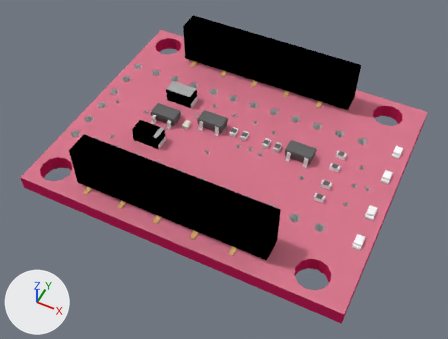
One commit to the Blender file products/11373/geometry_edit_blender/XBee-Regulated.blend: the scene before it, then after it.
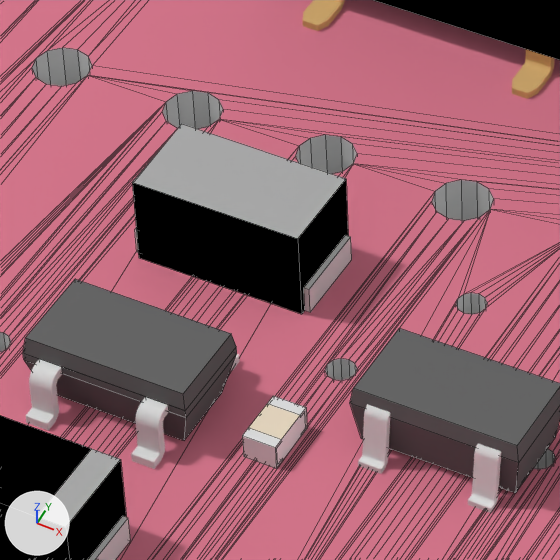
Old and new are each drawn whole from a 50 mm camera at (36.79, -27.68, 48.08) aimed at (17.51, 10.88, -0.11) and again close up on the part from 33% to 51% of the width and 19% to 42% of the height. Every picture has the same lights, and +X, +Y and +Z are marked at lower left. The close-ups show mesh edges as thin lines.

Names of what the first close-up shows: 'Mesh1 pcbgroup Model', 'Mesh10 SOT23_3_1 Model', 'Mesh12 SOT23_3_1 Model', 'Mesh2 EIA3216_1 Model', 'Mesh29 skpDB71_1 G_1X10_2MM_SMD1 XBEE_SMD1 Model', 'Mesh3 G_0402_CAP1 Model', 'Mesh35 skpDB71_1 G_1X10_2MM_SMD1 XBEE_SMD1 Model', 'Mesh4 EIA3216_2 Model', 'Mesh47 Group1 SOT23_5_1 Model', 'Mesh48 Group2 SOT23_5_1 Model', 'Mesh52 SOT23_5_1 Model', 'Mesh9 SOT23_3_1 Model'.
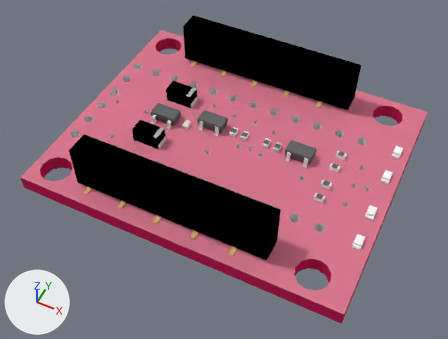
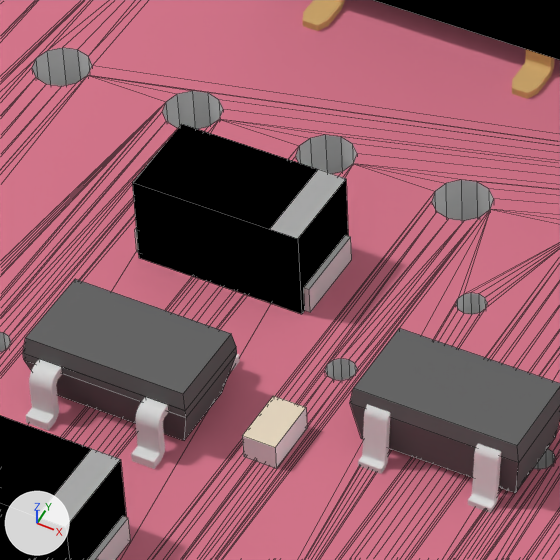
What changed in the scene script:
```text
Change me_mesh3_g_0402_cap1_model:
    used by ob_mesh3_g_0402_cap1_model
    remove me_mesh3_g_0402_cap1_model.from_pydata(...)  # 32 vertices, 14 faces; spans x 11.14..11.72, y 0.8..1.25, z -14.47..-13.47
    add me_mesh3_g_0402_cap1_model.from_pydata(...)  # 8 vertices, 6 faces; spans x 11.14..11.72, y 0.8..1.25, z -14.47..-13.47
    me_mesh3_g_0402_cap1_model part 2
    24 vertices are removed from x 11.14..11.72, y 0.8..1.25, z -14.42..-13.52
    12 faces are deleted
    1 new face joins them, mat_m_0035_tan (beige #eadbc4)
    1 new face joins them, mat_m_0131_silver (light grey #e1e1e1)
    1 new face joins them, mat_m_0128_white (white #ffffff)
    1 new face joins them, mat_frontcolor (white #ffffff)
Change me_mesh4_eia3216_2_model:
    where me_mesh4_eia3216_2_model.from_pydata(...)  # 24 vertices, 18 faces; spans x 7.29..10.49, y 0.8..2.4, z -18.33..-16.73
    used by ob_mesh4_eia3216_2_model
    verts and faces of me_mesh4_eia3216_2_model; kept vertices keep their numbers, new ones are numbered from 24
    before: 6 (7.39, 2.4, -16.73) at pixel (132, 182), 7 (7.39, 2.4, -18.33) at pixel (181, 123), 8 (7.39, 0.8, -18.33), 10 (7.39, 0.8, -16.73) at pixel (138, 257), 11 (10.39, 2.4, -16.73) at pixel (297, 238)
    before: 12 (10.39, 2.4, -18.33) at pixel (346, 178), 13 (10.39, 0.8, -16.73) at pixel (301, 314), 14 (10.39, 0.8, -18.33)
    me_mesh4_eia3216_2_model part 1
    add delete_faces([(7, 12, 14, 8), (6, 10, 13, 11), (6, 11, 12, 7)])
    add verts[24] = (9.89, 2.4, -16.73)  # pixel (269, 229)
    add verts[25] = (9.89, 2.4, -18.33)  # pixel (318, 169)
    add faces += [(6, 24, 25, 7), (7, 25, 12, 14, 8), (6, 10, 13, 11, 24)]  # mat_m_0137_black (black #000000)
    add faces += [(11, 12, 25, 24)]  # mat_m_0134_dimgray (grey #acacac)
```

Where the change shows, as pixel boxes [x1, y1, x2, y2] in the close-ups (560 x 560 px; the box of a moved part takes in the faces that stretch with it):
part 1 of me_mesh4_eia3216_2_model, moved or reshaped: [132, 124, 321, 232] in both
part 2 of me_mesh3_g_0402_cap1_model, cut back: [242, 396, 307, 468] in both
